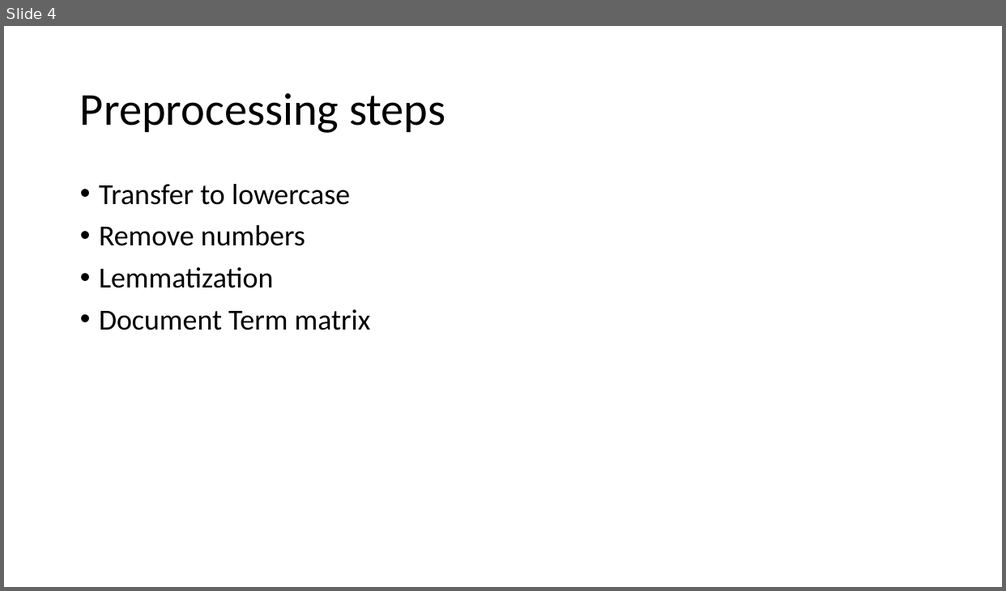
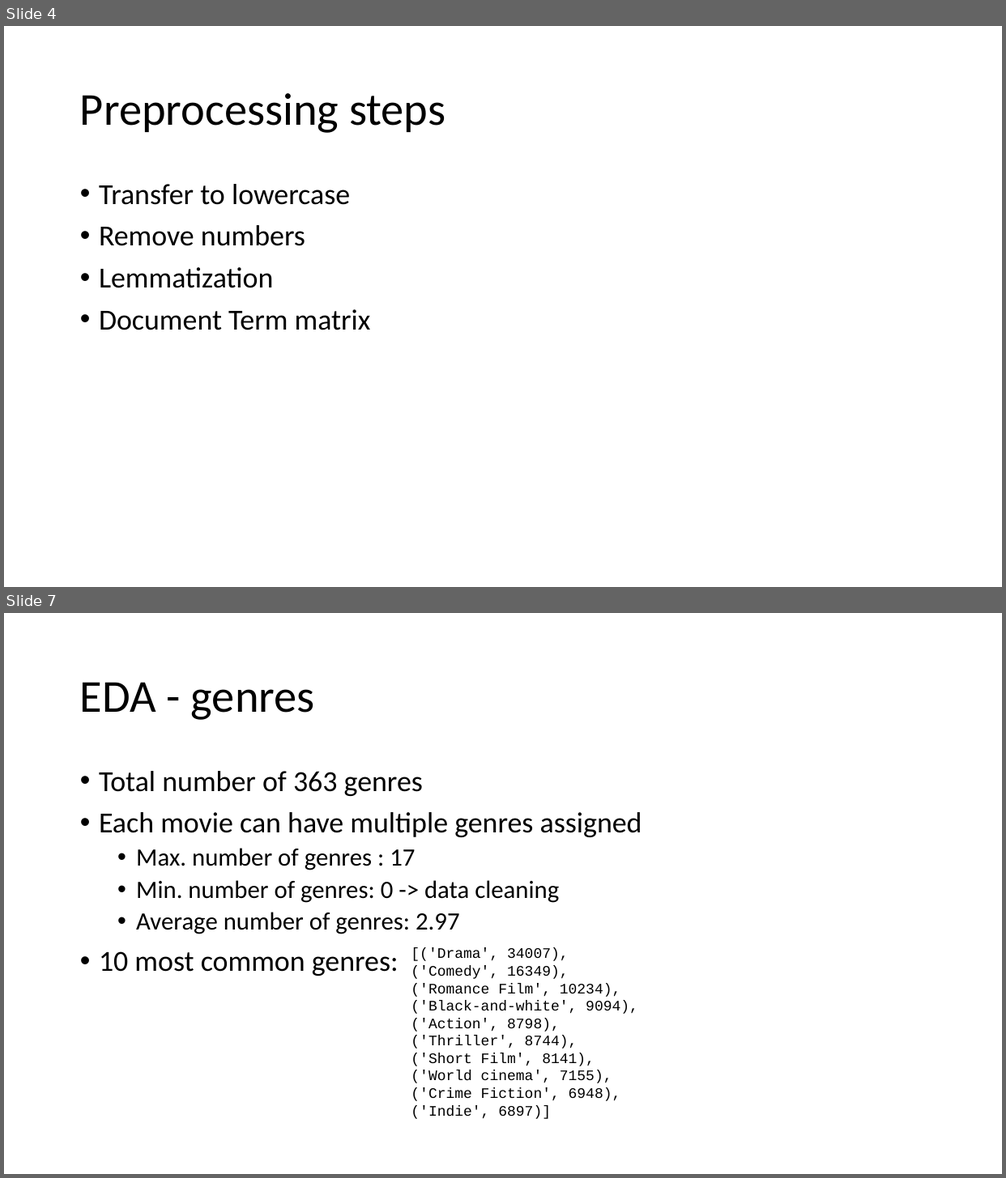
Before and after one commit to MatthiasRemta/NLP_Project, a slide deck: Presentations/session2.pptx. Shown one above the other, each under a label of ours: slide 4 before the commit, slides 4 and 7 after it; the slides between them are not shown. The pictures are 1006x591 and 1006x1178 pixels, drawn with LibreOffice and Linux fonts; fonts in the diff are those of the drawing; background and template pictures are left out. Boxes give left, top, right and bottom in pixels: in the first picture for what was removed or moved away, otherwise in the second. Text is boxed around its words. In the diff, an @@ line names an element or a change of style, - is before the commit and + after.

```diff
--- a/Presentations/session2.pptx
+++ b/Presentations/session2.pptx
@@ slide 7 added at [4, 613, 1002, 1174], background #FFFFFF @@
@@ title added at [80, 682, 315, 720], 44 pt, text #000000 @@
+EDA - genres
@@ text added at [99, 771, 642, 976], 24 pt, text #000000 @@
+• Total number of 363 genres
+• Each movie can have multiple genres assigned
+  • Max. number of genres : 17
+  • Min. number of genres: 0 -> data cleaning
+  • Average number of genres: 2.97
+• 10 most common genres:
@@ text added at [411, 948, 638, 1119], 14 pt, text #000000 @@
+[('Drama', 34007),
+('Comedy', 16349),
+('Romance Film', 10234), ('Black-and-white', 9094), ('Action', 8798),
+('Thriller', 8744),
+('Short Film', 8141),
+('World cinema', 7155), ('Crime Fiction', 6948), ('Indie', 6897)]
```
Also in this commit, not shown: 2 slides changed, 1 other slide added, 1 slide removed, 1 other file.
